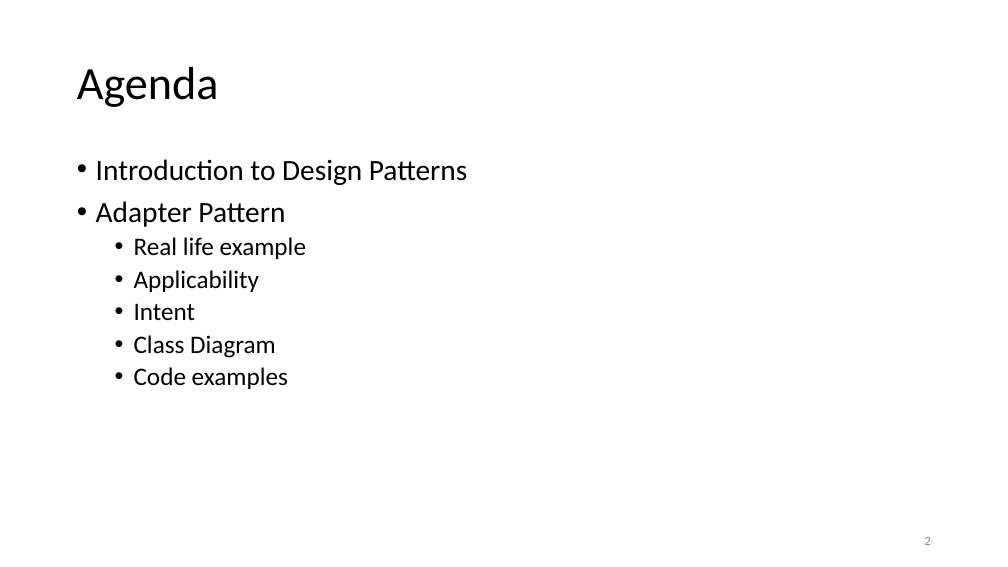
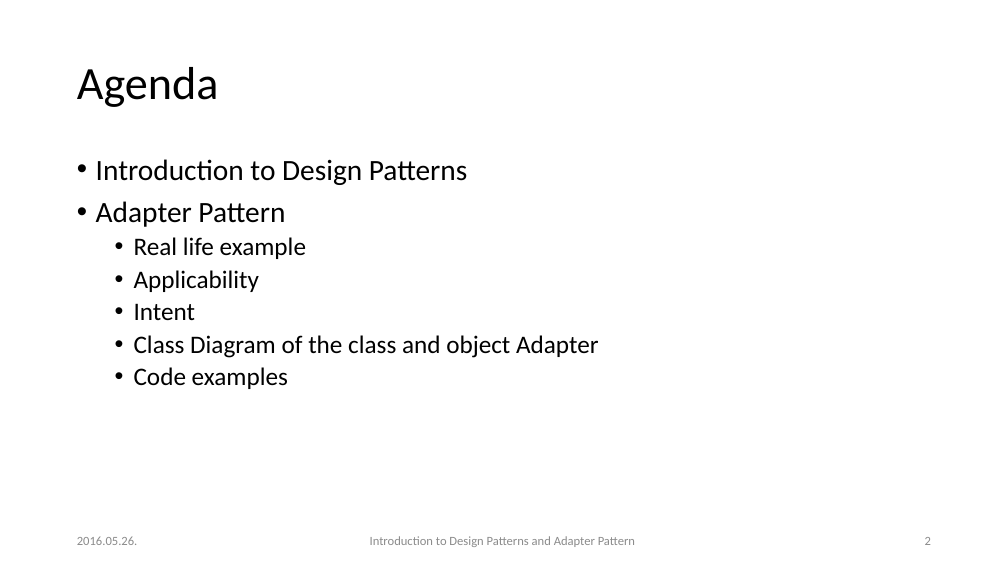
Before and after one commit to esziger/design_patterns, a slide deck: slide 2 of DP01_Into_And_Adapter_Pattern.pptx. Drawn at 1008x567 pixels with LibreOffice and Linux fonts; fonts in the diff are those of the drawing. Boxes give left, top, right and bottom in pixels: in the first picture for what was removed or moved away, otherwise in the second. Text is boxed around its words. In the diff, an @@ line names an element or a change of style, - is before the commit and + after.

```diff
--- a/DP01_Into_And_Adapter_Pattern.pptx
+++ b/DP01_Into_And_Adapter_Pattern.pptx
@@ text at [134, 335, 598, 358]: text changed @@
-  • Class Diagram
+  • Class Diagram of the class and object Adapter
@@ text added at [77, 536, 138, 545], 12 pt, text #8C8C8C @@
+2016.05.26.
@@ text added at [370, 536, 635, 547], 12 pt, text #8C8C8C @@
+Introduction to Design Patterns and Adapter Pattern
```
Also in this commit, not shown: 25 other slides changed, 5 slides added, 2 slides removed.
